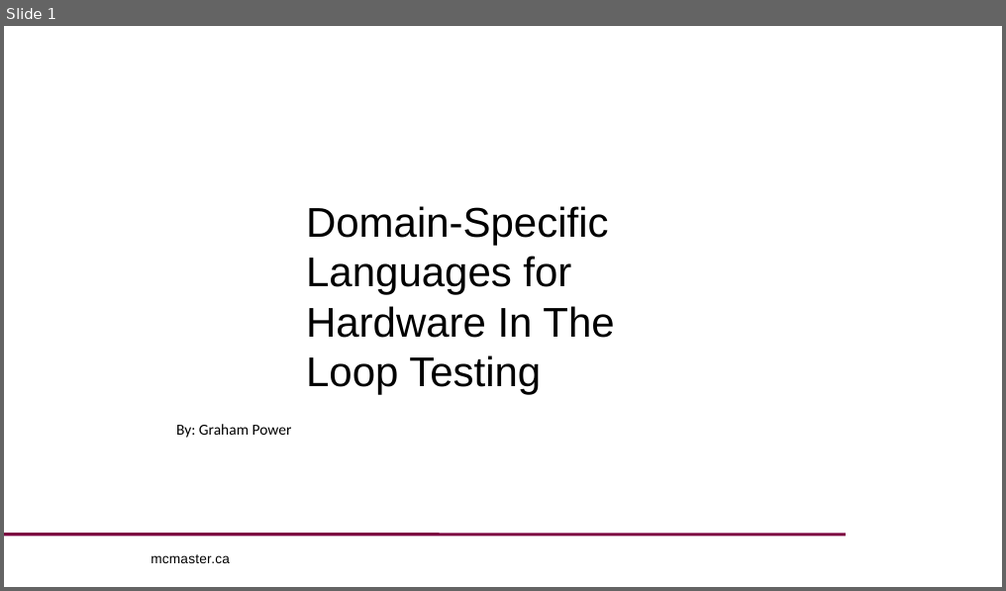
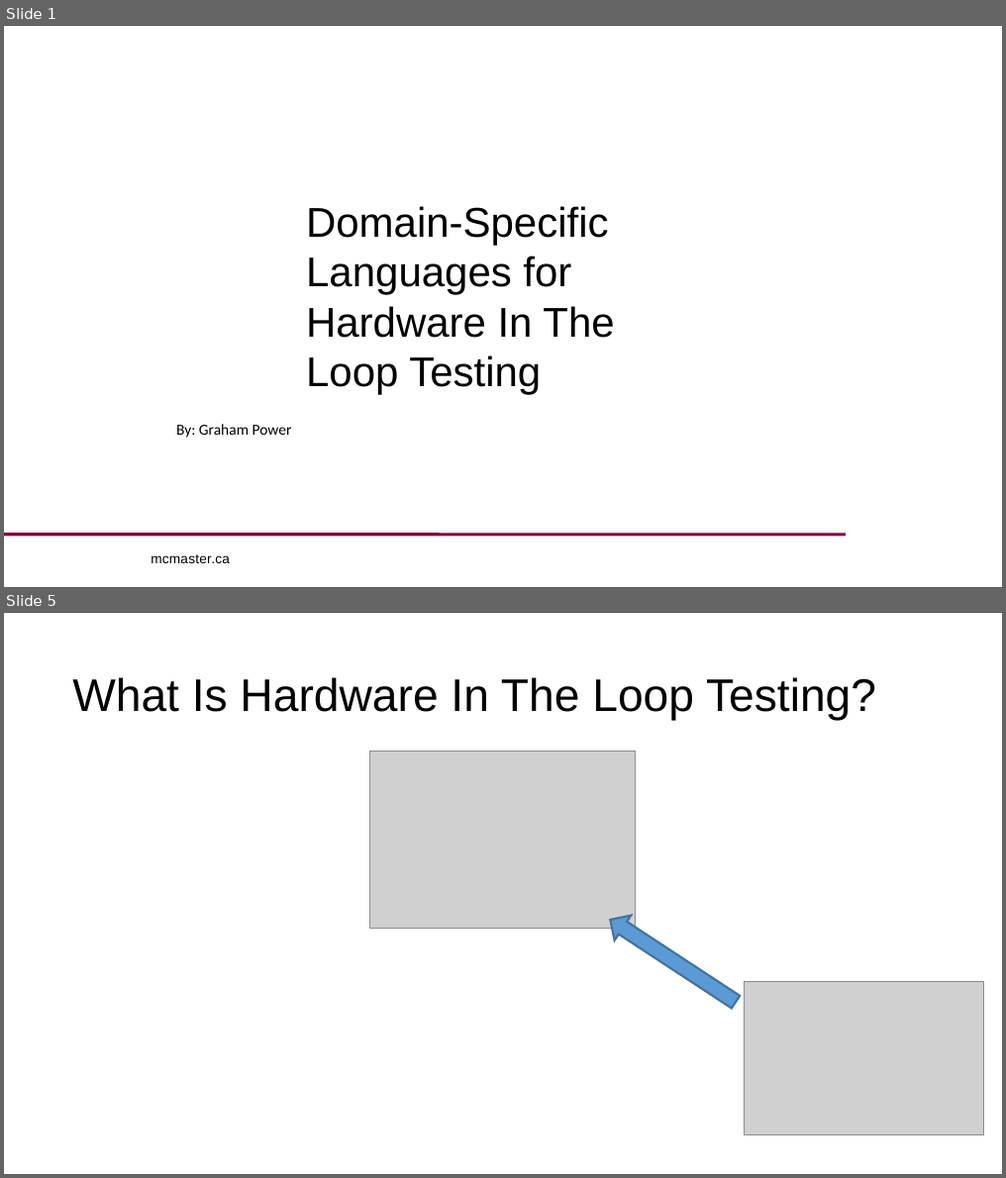
Before and after one commit to GNPower/TestpointDSL, a slide deck: Seminar Presentation/DSL for HIL Testing.pptx. Shown one above the other, each under a label of ours: slide 1 before the commit, slides 1 and 5 after it; the slides between them are not shown. The pictures are 1006x591 and 1006x1178 pixels, drawn with LibreOffice and Linux fonts; fonts in the diff are those of the drawing; grey boxes stand for pictures; background and template pictures are left out. Boxes give left, top, right and bottom in pixels: in the first picture for what was removed or moved away, otherwise in the second. Text is boxed around its words. In the diff, an @@ line names an element or a change of style, - is before the commit and + after.

```diff
--- a/Seminar Presentation/DSL for HIL Testing.pptx
+++ b/Seminar Presentation/DSL for HIL Testing.pptx
@@ slide 5 added at box(4, 613, 1002, 1174), background #FFFFFF @@
@@ title added at box(72, 677, 876, 721), 44 pt, text #000000 @@
+What Is Hardware In The Loop Testing?
@@ picture added at box(370, 752, 635, 928) @@
@@ right arrow added at box(602, 907, 744, 1015), fill #5B9BD5, outline #43739E 2 pt @@
@@ picture added at box(745, 981, 984, 1136) @@
```
Also in this commit, not shown: 5 slides changed, 21 other slides added, 18 other files.
